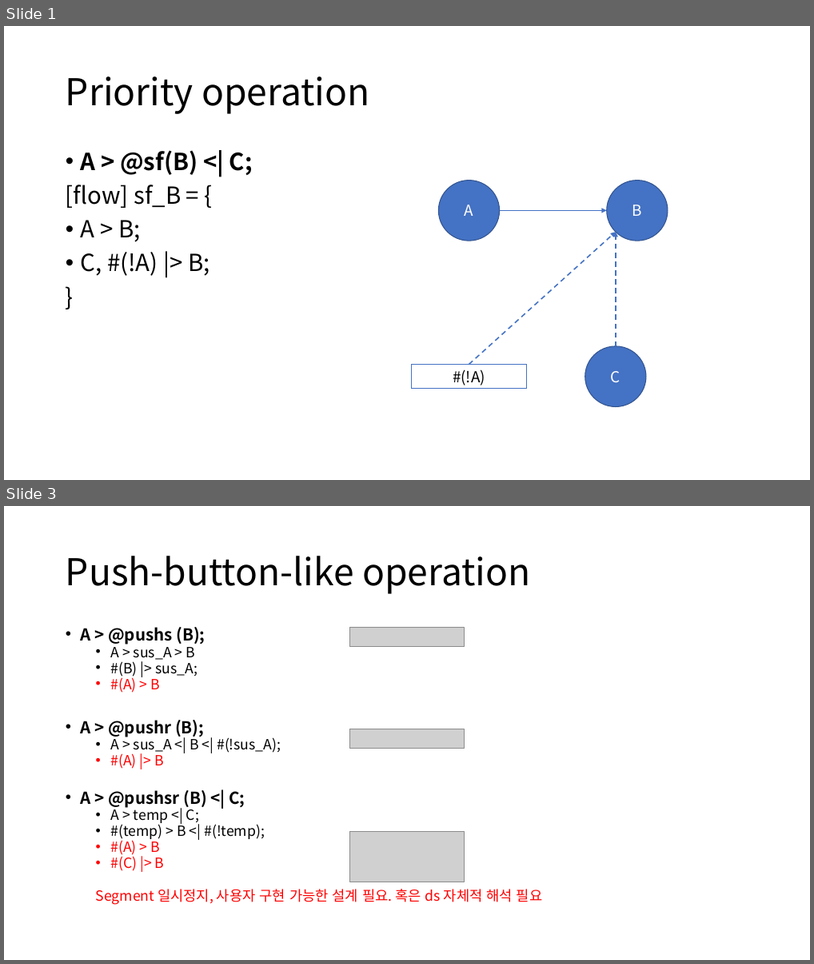
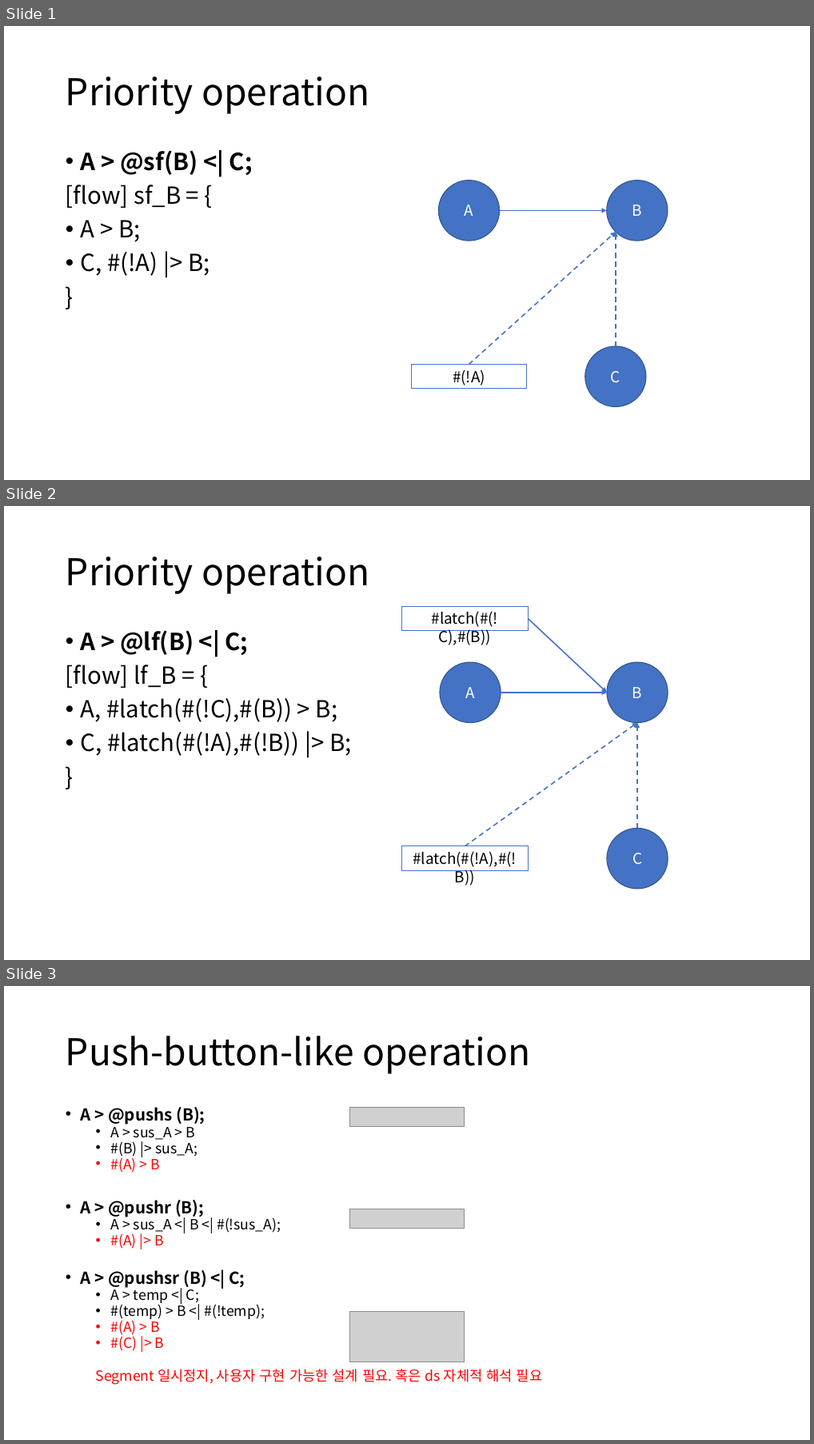
Before and after one commit to DualsoftDev/ds, a slide deck: Doc/PowerPoint/macro.pptx. Shown one above the other, each under a label of ours: slides 1 and 3 before the commit, slides 1, 2 and 3 after it; the slides between them are not shown. The pictures are 814x964 and 814x1444 pixels, drawn with LibreOffice and Linux fonts; fonts in the diff are those of the drawing; grey boxes stand for pictures. Boxes give left, top, right and bottom in pixels: in the first picture for what was removed or moved away, otherwise in the second. Text is boxed around its words. In the diff, an @@ line names an element or a change of style, - is before the commit and + after.

```diff
--- a/Doc/PowerPoint/macro.pptx
+++ b/Doc/PowerPoint/macro.pptx
@@ slide 2 added at (4, 506, 810, 960), background #FFFFFF @@
@@ title added at (66, 556, 370, 594), 44 pt, text #000000 @@
+Priority operation
@@ rectangle added at (402, 607, 529, 631), fill #FFFFFF, outline #4472C4 1 pt, 18 pt, text #000000 @@
+#latch(#(!C),#(B))
@@ arrow added from (529, 619) to (607, 692), #4472C4 1.5 pt @@
@@ text added at (66, 630, 351, 756), 28 pt, text #000000 @@
+• A > @lf(B) <| C;
+[flow] lf_B = {
+• A, #latch(#(!C),#(B)) > B;
+• C, #latch(#(!A),#(!B)) |> B;
+}
@@ ellipse added at (440, 662, 502, 723), fill #4472C4, outline #325491 1 pt, 18 pt, text #FFFFFF @@
+A
@@ ellipse added at (607, 662, 668, 723), fill #4472C4, outline #325491 1 pt, 18 pt, text #FFFFFF @@
+B
@@ arrow added from (502, 692) to (607, 692), #4472C4 1.5 pt @@
@@ arrow added from (465, 846) to (638, 723), #4472C4 1.5 pt dashed @@
@@ arrow added from (638, 828) to (638, 723), #4472C4 1.5 pt dashed @@
@@ ellipse added at (607, 828, 668, 888), fill #4472C4, outline #325491 1 pt, 18 pt, text #FFFFFF @@
+C
@@ rectangle added at (402, 846, 529, 870), fill #FFFFFF, outline #4472C4 1 pt, 18 pt, text #000000 @@
+#latch(#(!A),#(!B))
```
